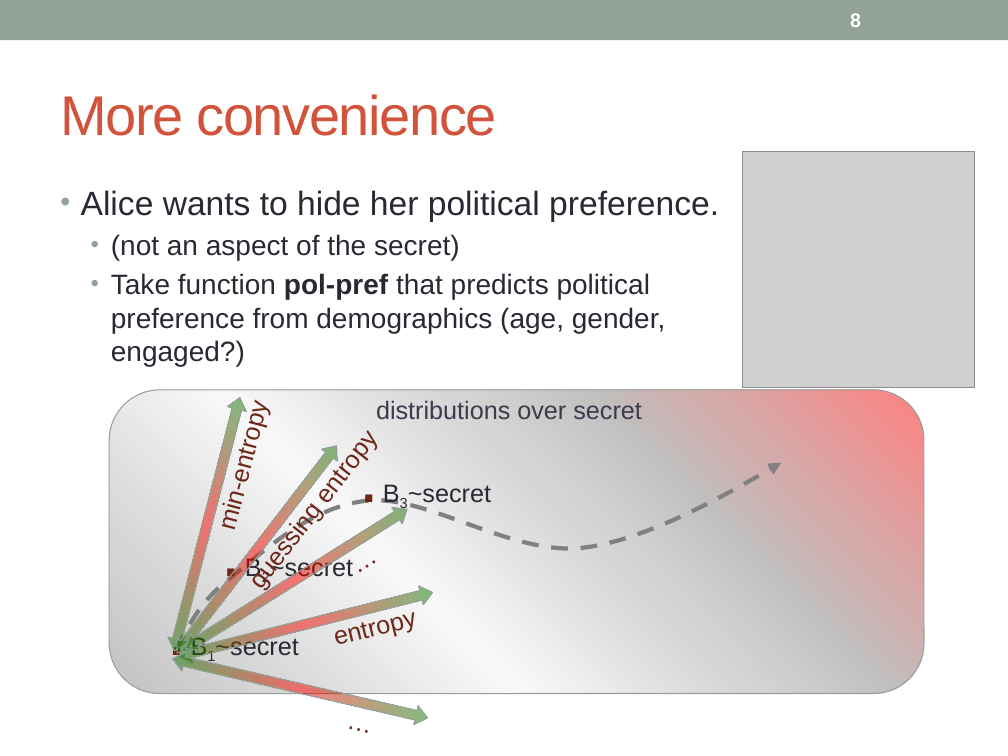
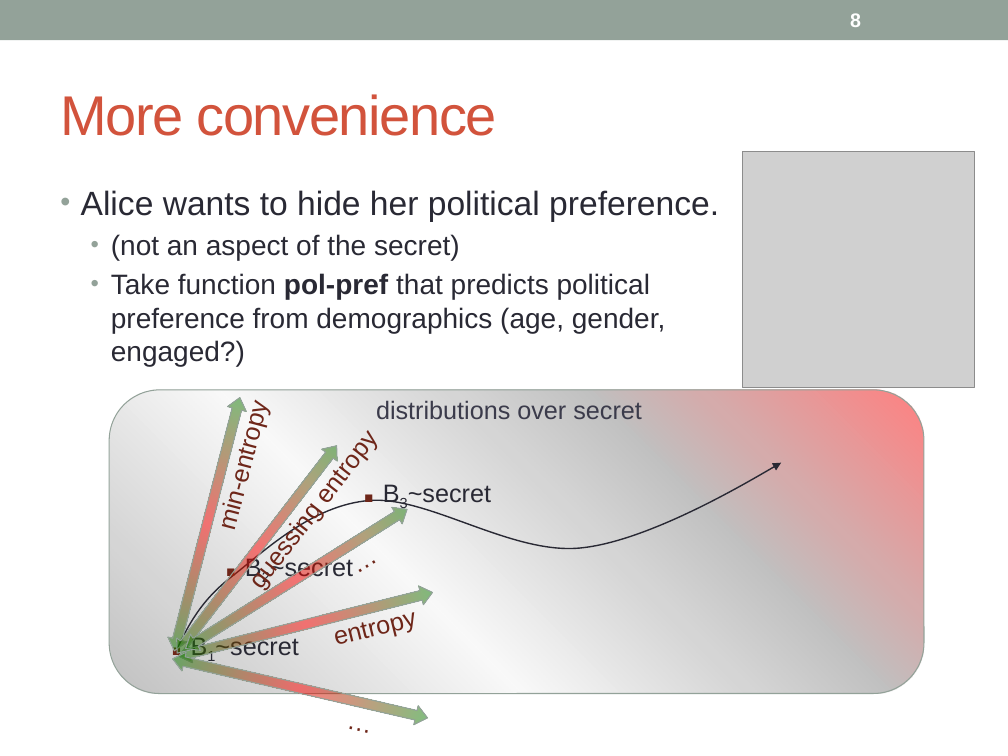
Before and after one commit to piotrm0/ppw12, a slide deck: slide 8 of pres/ppw12-pres.pptx. Drawn at 1008x756 pixels with LibreOffice and Linux fonts; fonts in the diff are those of the drawing; grey boxes stand for pictures. Boxes give left, top, right and bottom in pixels: in the first picture for what was removed or moved away, otherwise in the second. Text is boxed around its words. In the diff, an @@ line names an element or a change of style, - is before the commit and + after.

```diff
--- a/pres/ppw12-pres.pptx
+++ b/pres/ppw12-pres.pptx
@@ freeform shape at [176,463,781,650]: outline #808080 3 pt dashed to #292934 1 pt @@
```
Also in this commit, not shown: 9 other slides changed.
